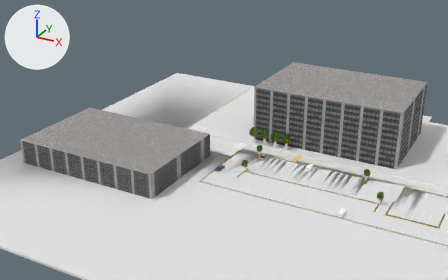
What one commit did to the COLLADA model ROS/catkin_ws/src/dyros_simulator/dyros_simualtor/meshes/parking_lot/parking_lot.dae.
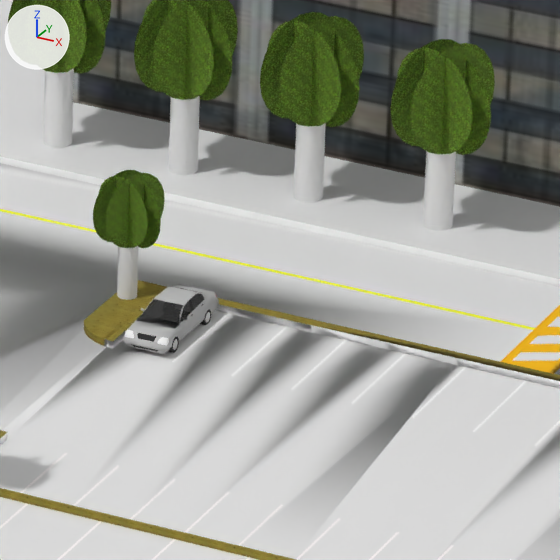
The first picture shows the older version from a 50 mm lens placed at (129.3, -238.1, 121.3), pointed at (2.0, -6.7, 5.6). The close-ups show both versions on the part from 56% to 66% of the width and 47% to 64% of the height of that picture; other places that the commit changed are outside them. Every picture has the same lights, and +X, +Y and +Z are marked at upper left. Where no turn or scale is listed for an object, it has been applied to the vertices.

The older version as bpy lines, for what is in view:
```python
ob_auto_sedan = bpy.data.objects.new('Auto_Sedan', me_auto_sedan)
ob_auto_sedan.parent = ob_sketchup
ob_auto_sedan.location = (22.59, -6.874, 0.0)
ob_auto_sedan.rotation_euler = (-0.0185, 0.0185, 1.57)  # degrees (-1.1, 1.1, 90)
ob_skp6_001 = bpy.data.objects.new('skp6.001', me_skp6)
ob_skp6_001.parent = ob_sketchup
ob_skp6_001.location = (7.927, 12.11, 0.3)
ob_skp6_001.scale = (24.5, 55.6, 16.5)
ob_tree_1_002 = bpy.data.objects.new('tree_1.002', me_tree_1)
ob_tree_1_002.parent = ob_sketchup
ob_tree_1_002.location = (7.927, 5.74, 0.3)
ob_tree_1_002.scale = (2.25, 2.25, 2.25)
# also in view: 'tree_1.005' at (26.9, 8.1, 4.3); 'SketchUp' at (53.1, -15.3, -0.4); 'tree_1.004' at (21.3, 8.1, 4.3); 'tree_1' at (19.0, -3.9, 3.0); 'tree_1.003' at (15.7, 8.1, 4.3)
```
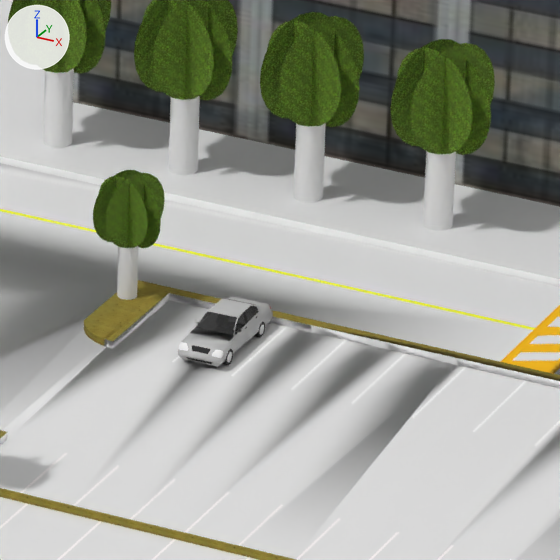
Changed parts and their boxes [x1, y1, x2, y2] in the close-ups (560 x 560 px):
'Auto_Sedan', moved: before [124, 284, 219, 354]; after [178, 296, 273, 367]
'car_wheel_1.001', moved: before [168, 337, 179, 353]; after [222, 349, 233, 365]
'car_wheel_1', moved: before [200, 309, 211, 325]; after [254, 322, 265, 338]
'side_mirror_3', moved: before [183, 317, 187, 320]; after [236, 329, 242, 332]

The change in detail:
Object 'Auto_Sedan' (ob_auto_sedan) moves from (22.59, -6.874, 0.0) to (24.89, -6.874, 0.0).
